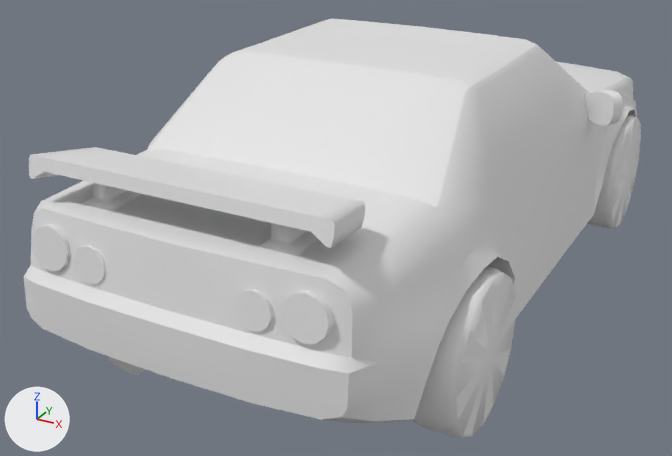
A saved change to the glTF model frontend/public/assets/models/car.glb.
Camera for both pictures: a 50 mm lens placed at (0.93, -2.23, 0.65), pointed at (-0.14, -0.28, -0.32). The lights are fixed; the arrows at lower left show +X, +Y and +Z. The older version comes first. Vertices at exactly the same position are counted once.

The first picture shows 'combi'.
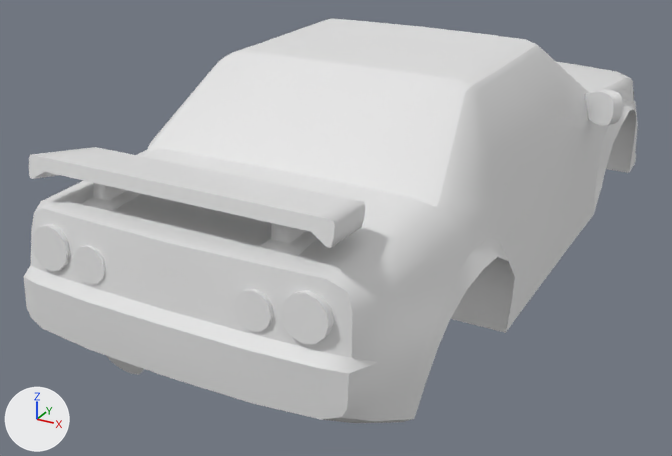
Patch to the scene script:
```diff
--- a/frontend/public/assets/models/car.glb.py
+++ b/frontend/public/assets/models/car.glb.py
@@ me_cube_005 @@
 # used by ob_combi; location = (0.0, 0.0, 0.0)
-me_cube_005.from_pydata(...)  # 1249 vertices, 2340 faces; spans x -0.46..0.48, y -1.16..0.92, z -0.48..0.18
+me_cube_005.from_pydata(...)  # 793 vertices, 1444 faces; spans x -0.46..0.48, y -1.16..0.92, z -0.37..0.18
+# me_cube_005 part 1: the loose piece of 114 vertices spanning x 0.33..0.44, y 0.29..0.63, z -0.48..-0.14 is deleted
+# me_cube_005 part 2: the loose piece of 114 vertices spanning x 0.33..0.44, y -0.88..-0.54, z -0.48..-0.14 is deleted
+# other edits to the shape of me_cube_005 do not show in these pictures
```

Changed parts and their boxes [x1, y1, x2, y2] in the pictures (672 x 456 px):
'combi', reshaped: before [24, 19, 641, 437]; after [24, 19, 638, 423]
part 1 of me_cube_005, deleted: before [587, 115, 641, 228]
part 2 of me_cube_005, deleted: before [412, 267, 516, 437]
